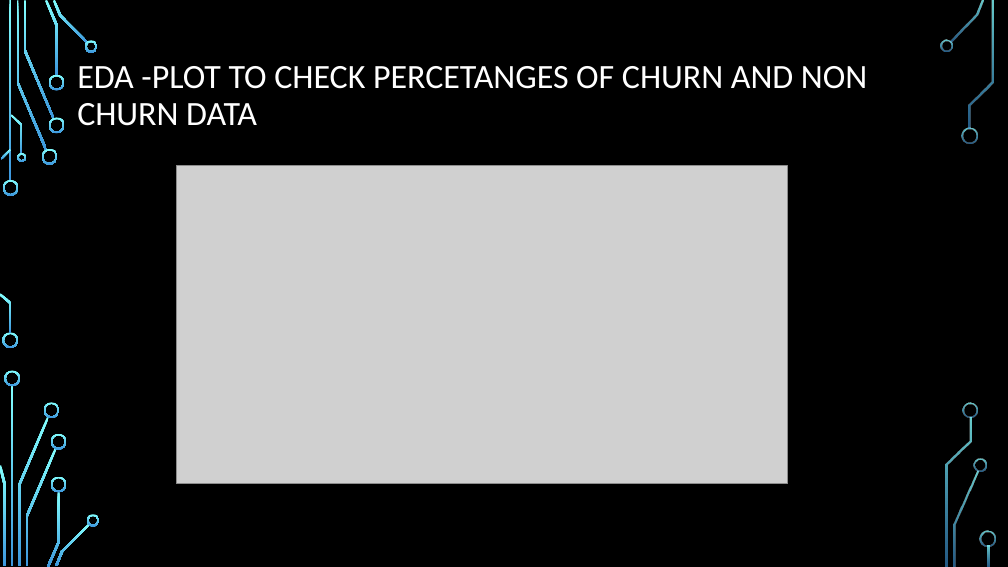
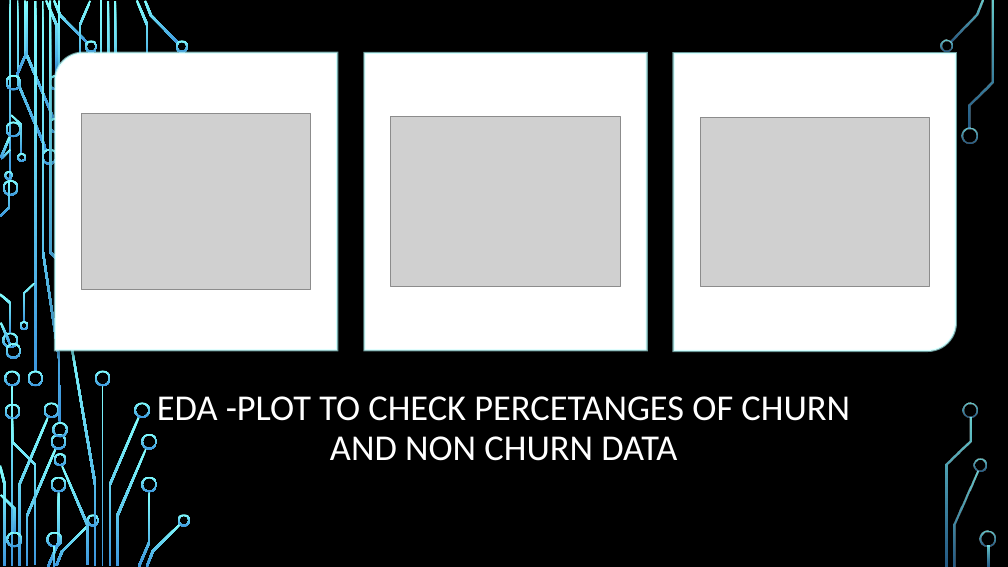
Before and after one commit to mohantvss/CI-CD, a slide deck: slide 4 of Domain_Telecom_Churn.pptx. Drawn at 1008x567 pixels with LibreOffice and Linux fonts; fonts in the diff are those of the drawing; grey boxes stand for pictures; background and template pictures are left out. Boxes give left, top, right and bottom in pixels: in the first picture for what was removed or moved away, otherwise in the second. Text is boxed around its words. In the diff, an @@ line names an element or a change of style, - is before the commit and + after.

```diff
--- a/Domain_Telecom_Churn.pptx
+++ b/Domain_Telecom_Churn.pptx
@@ round rect added at (55, 52, 338, 350), fill #FFFFFF, outline #B4FFFF 1.5 pt @@
@@ round diag rect added at (364, 52, 646, 350), fill #FFFFFF, outline #B4FFFF 1.5 pt @@
@@ round rect added at (673, 53, 956, 351), fill #FFFFFF, outline #B4FFFF 1.5 pt @@
@@ picture added at (82, 113, 310, 289) @@
@@ picture added at (391, 117, 620, 286) @@
@@ picture: place and size @@
-picture at (176, 166, 787, 484)
+picture at (701, 117, 929, 286)
@@ title "EDA -PLOT TO CHECK PERCETANGES ...": place and size @@
-title "EDA -PLOT TO CHECK PERCETANGES ..." at (77, 66, 867, 126)
+title "EDA -PLOT TO CHECK PERCETANGES ..." at (157, 396, 850, 461)
@@ title "EDA -PLOT TO CHECK PERCETANGES ..." at (157, 396, 850, 461): size 24.3 to 26 pt; alignment left to centre; vertical alignment middle to bottom @@
@@ group added at (0, 0, 191, 567): 38 freeform shapes, 4 rectangles @@
```
Also in this commit, not shown: 4 other slides changed, 1 slide added, 3 slides removed.
